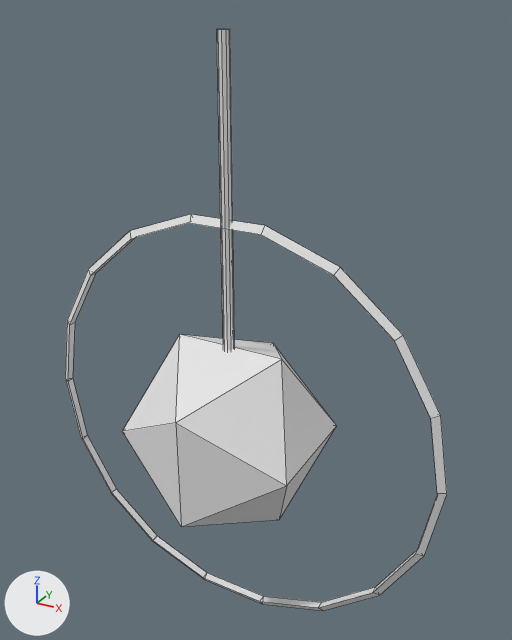
One commit to the OBJ model Assets/Models/Bottom Shoulder/Public-Photo_0009.obj: the scene before it, then after it.
One viewpoint serves both versions: a camera (50 mm lens) standing at (0.474, -0.782, 0.363) and looking at (0.023, 0.038, -0.047). Arrows for +X, +Y and +Z are at lower left; the lights stay in place. Mesh edges are drawn as thin lines. Where no turn or scale is listed for an object, it has been applied to the vertices. Vertices at the same position are counted once.

Objects in the first picture: 'Public-Photo_0009'.
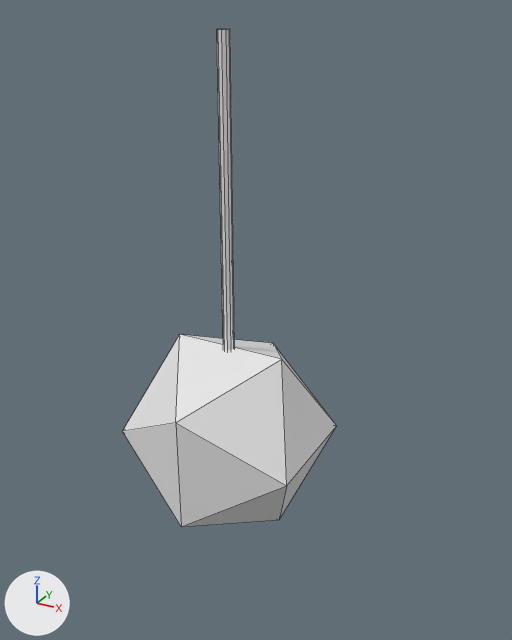
What changed in the scene script:
```text
Change me_public_photo_0009:
    where me_public_photo_0009.from_pydata(...)  # 88 vertices, 104 faces; spans x -0.327..0.327, y -0.137..0.137, z -0.537..0.34
    used by ob_public_photo_0009; location = (0.0, 0.0, 0.0)
    me_public_photo_0009 part 1: the loose piece of 54 vertices spanning x -0.327..0.327, y -0.006..0.006, z -0.537..0.107 is deleted
```

What differs and where, as boxes (x1, y1, x2, y2) in the pictures (512 x 640 px):
'Public-Photo_0009', reshaped (44% narrower, 14% shorter): before (65, 29, 447, 611); after (122, 29, 337, 527)
part 1 of me_public_photo_0009, deleted: before (65, 214, 447, 611)
